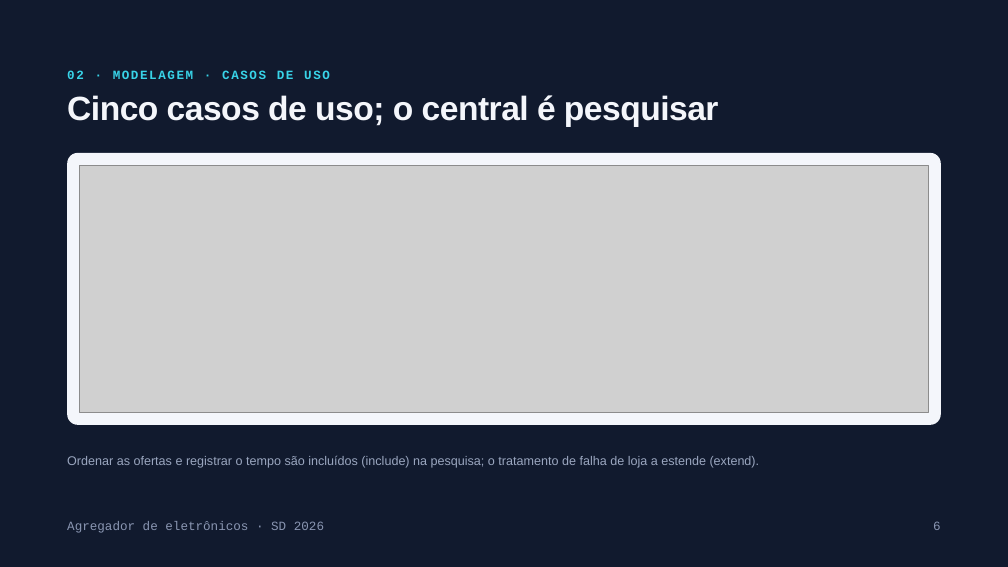
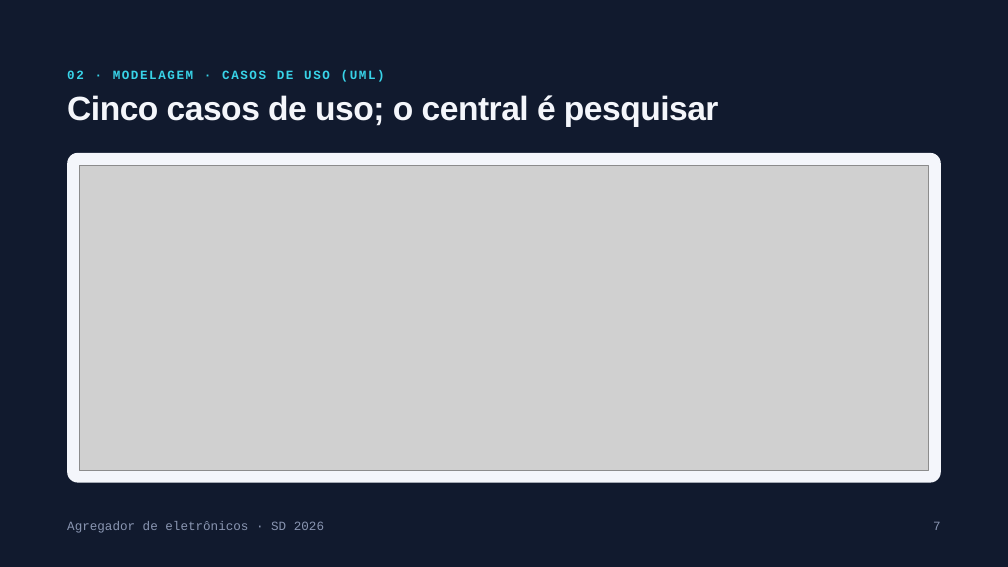
Before and after one commit to AngeloResplandes/agregador-precos-eletronicos, a slide deck: slide 7 of docs/apresentacao.pptx (slide 6 before the commit). Drawn at 1008x567 pixels with LibreOffice and Linux fonts; fonts in the diff are those of the drawing; grey boxes stand for pictures; background and template pictures are left out. Boxes give left, top, right and bottom in pixels: in the first picture for what was removed or moved away, otherwise in the second. Text is boxed around its words. In the diff, an @@ line names an element or a change of style, - is before the commit and + after.

Commit message:
Engenharia de software segue a seção 5 do enunciado
Conferência item a item com a seção 5 (análise de requisitos, RF, RNF
e modelagem) e ajustes no documento, no relatório e na apresentação.

- requisitos: só RF01-RF08 e RNF01-RNF05, um para cada exemplo das
  seções 5.2 e 5.3; o conteúdo de RF09-RF13 e RNF06-RNF08 foi
  incorporado aos que ficaram (falhas em RF05, catálogo em RF01,
  speedup em RF08, experimentos em RNF05, protocolo em RNF01, meta de
  desempenho em RNF02, Python/biblioteca padrão nas restrições);
  casos de uso, rastreabilidade e casos de teste remapeados
- modelagem: diagrama de casos de uso redesenhado em notação UML
  (diagramas/casos_de_uso.svg -> img/casos_de_uso.png), no lugar do
  fluxograma Mermaid; 02_modelagem aponta para as fontes dos diagramas
- relatório: seções 2 e 3 com os requisitos novos, CA01-CA18, escopo,
  restrições, UC05 e o gateway na arquitetura
- plano de testes: NC08, NC09, V11-V13 e PEND07
- apresentacao.pptx: nova exportação (20 slides) com o slide "Análise
  de requisitos", RF e RNF em tabelas e o diagrama UML
- README e comentário de componentes.tsx com as referências novas;
  .docx regerados

```diff
--- a/docs/apresentacao.pptx
+++ b/docs/apresentacao.pptx
@@ text at (67,70,385,82): text changed @@
-02 · MODELAGEM · CASOS DE USO
+02 · MODELAGEM · CASOS DE USO (UML)
@@ rounded rectangle: place and size @@
-rounded rectangle at (67,153,941,425)
+rounded rectangle at (67,153,941,482)
@@ rounded rectangle at (67,153,941,482): proportions changed @@
@@ picture: place and size @@
-picture at (80,166,929,412)
+picture at (80,166,929,470)
@@ text removed at (67,456,760,468) @@
-Ordenar as ofertas e registrar o tempo são incluídos (include) na pesquisa; o tratamento de falha de loja a estende (extend).
@@ text at (933,522,941,530): text changed @@
-6
+7
```
Also in this commit, not shown: 13 other slides changed, 1 slide added, 13 other files.
